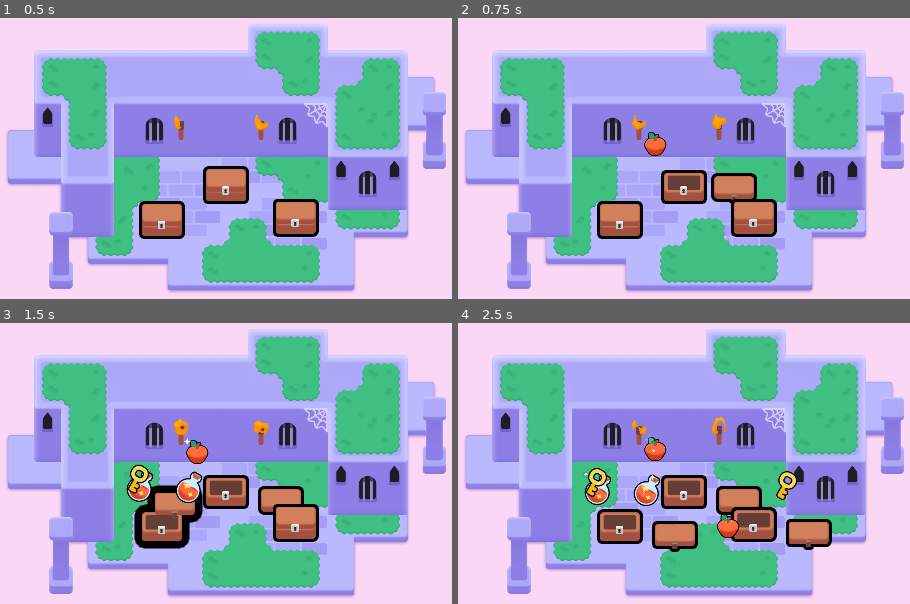
Above: before the commit, frames 1-4 (two rows, left to right).
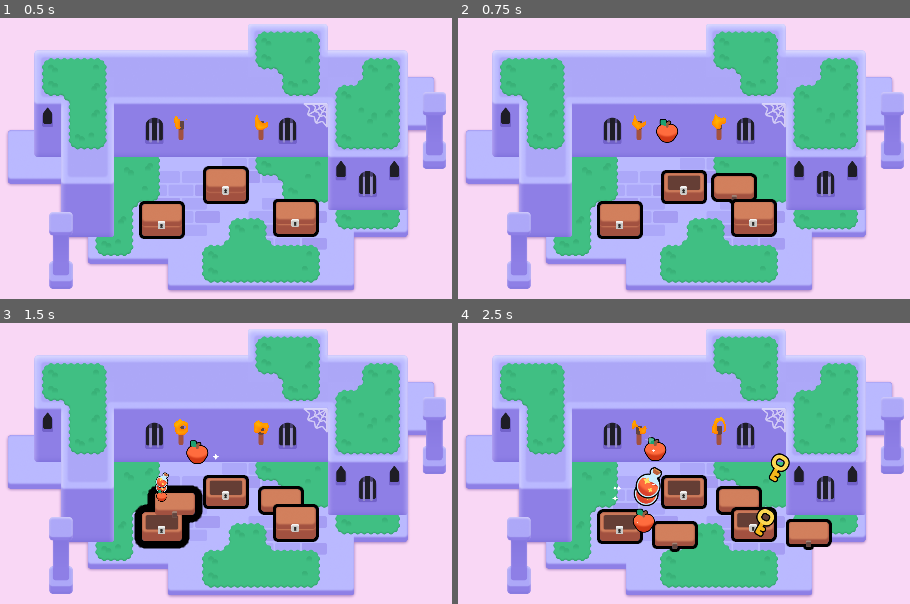
Above: after the commit, the same moments.

Repository: qzjo/2d-GameDev-Course
Game: Godot game, scene res://lessons/mini_dungeon.tscn
Same seed, same stepped clock (60 frames per second), same inputs: the game is played once before the commit and once after it.
Inputs (mouse positions are in pixels of both pictures, inside the frame that each line leads up to):
- Up to frame 1 (0.5 s): no input
- Up to frame 2 (0.75 s): tap Enter at 0.5 s; move the mouse to (684, 186) at 0.52 s; press the mouse at (684, 186) at 0.53 s; hold D (move_right) from 0.53 s (still down)
- Up to frame 3 (1.5 s): tap Space at 0.77 s; move the mouse to (162, 525) at 1.27 s; release D (move_right) at 1.28 s; release the mouse at (162, 525) at 1.28 s; hold S (move_down) from 1.28 s (still down); right-click (162, 525) at 1.35 s; click (162, 525) at 1.42 s
- Up to frame 4 (2.5 s): tap Space at 1.52 s; move the mouse to (751, 522) at 2.02 s; release S (move_down) at 2.03 s; hold D (move_right) from 2.03 s (still down); tap Z at 2.1 s; click (751, 522) at 2.17 s

Frame 1 is identical in both runs. In frame 2, 0.6% of the frame differs, in the area x 41-49%, y 35-50%; in frame 3, 1.3%; in frame 4, 2.5%, in the area x 27-75%, y 46-77%.

Commit message:
L7-Animate-the-collectibles

Diff:
--- a/M06.looting_workbook/lessons/chest/chest.gd
+++ b/M06.looting_workbook/lessons/chest/chest.gd
@@ -10,11 +10,30 @@
 	var loot_item: Area2D = possible_items.pick_random().instantiate()
 	add_child(loot_item)
 
+	const flight_time := 0.4
+	const half_flight_time := flight_time / 2.0
+
 
 	var random_angle := randf_range(0.0, 2.0 * PI)
 	var random_direction := Vector2(1.0, 0.0).rotated(random_angle)
 	var random_distance := randf_range(60.0, 120.0)
-	loot_item.position = random_direction * random_distance
+	var land_position := random_direction * random_distance
+
+	var tween := create_tween()
+
+
+	tween.set_parallel()
+	loot_item.scale = Vector2(0.25, 0.25)
+	tween.tween_property(loot_item, "scale", Vector2(1.0, 1.0), half_flight_time)
+	tween.tween_property(loot_item, "position:x", land_position.x, flight_time)
+	tween = create_tween()
+	tween.set_trans(Tween.TRANS_QUAD)
+	tween.set_ease(Tween.EASE_OUT)
+
+	var jump_height := randf_range(30.0, 80.0)
+	tween.tween_property(loot_item, "position:y", land_position.y - jump_height, half_flight_time)
+	tween.set_ease(Tween.EASE_IN)
+	tween.tween_property(loot_item, "position:y", land_position.y, half_flight_time)
 
 func _input_event(viewport: Node, event: InputEvent, shape_idx: int):
 
